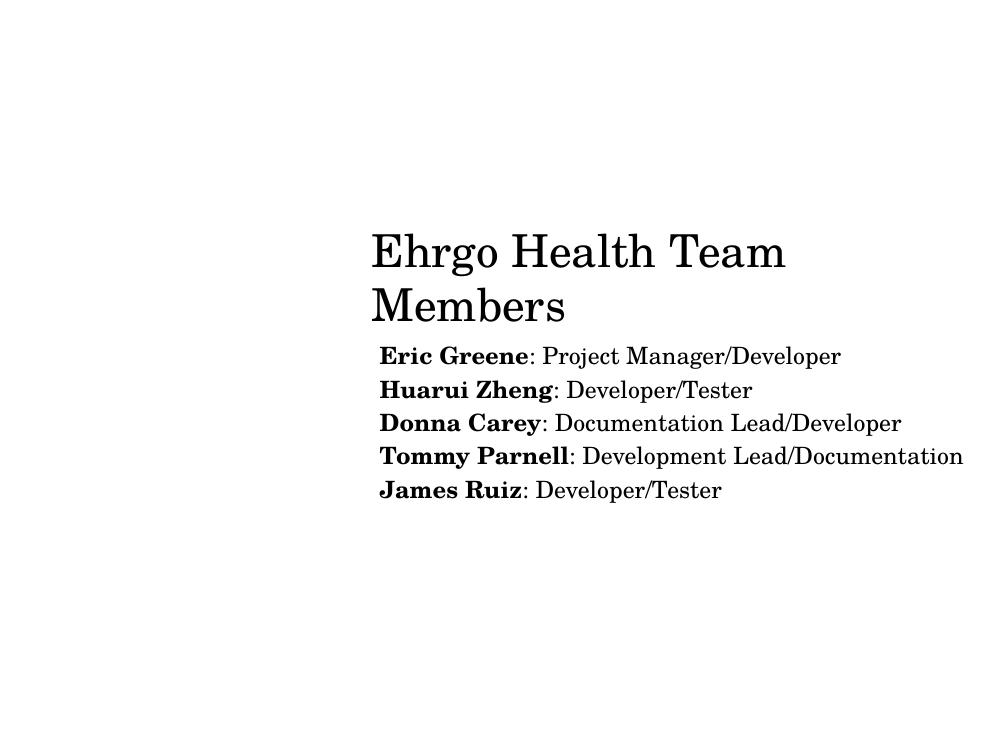
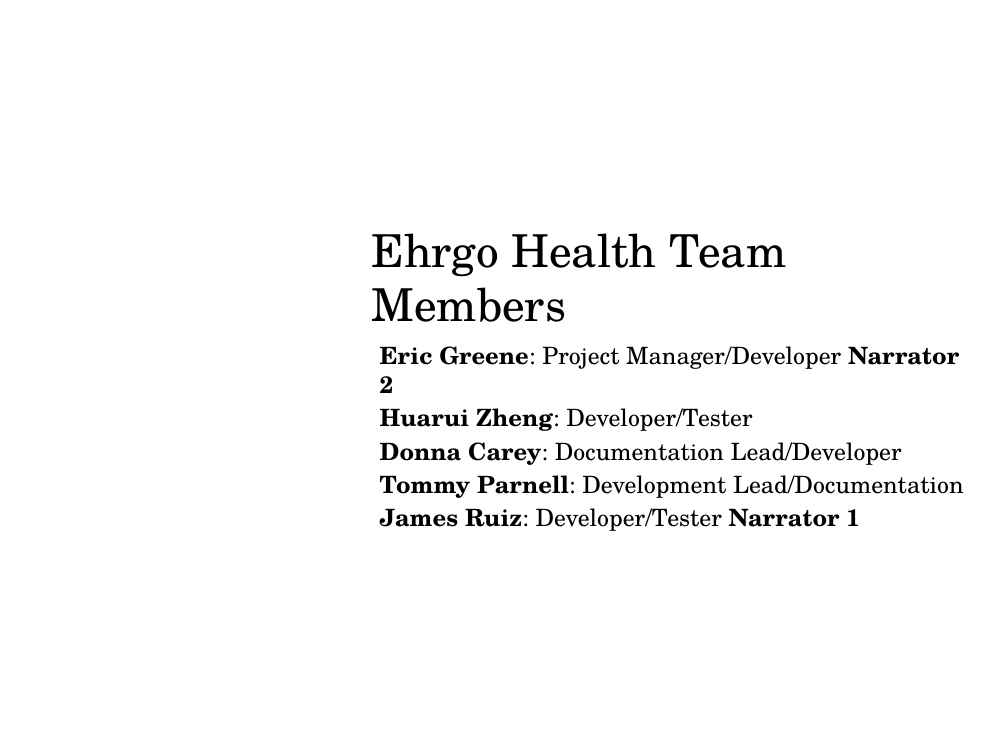
Before and after one commit to EhrgoHealth/CS6440, a slide deck: slide 9 of Project Status Report 1.pptx (slide 8 before the commit). Drawn at 1008x756 pixels with LibreOffice and Linux fonts; fonts in the diff are those of the drawing; background and template pictures are left out. Boxes give left, top, right and bottom in pixels: in the first picture for what was removed or moved away, otherwise in the second. Text is boxed around its words. In the diff, an @@ line names an element or a change of style, - is before the commit and + after.

Commit message:
Updated Project Status Report 1

```diff
--- a/Project Status Report 1.pptx
+++ b/Project Status Report 1.pptx
@@ text at <box>380,346,959,393</box>: text changed @@
-Eric Greene: Project Manager/Developer
+Eric Greene: Project Manager/Developer Narrator 2
@@ text at <box>380,508,860,531</box>: text changed; bold on @@
-James Ruiz: Developer/Tester
+James Ruiz: Developer/Tester Narrator 1
```
Also in this commit, not shown: 1 other slide changed, 1 slide added.
